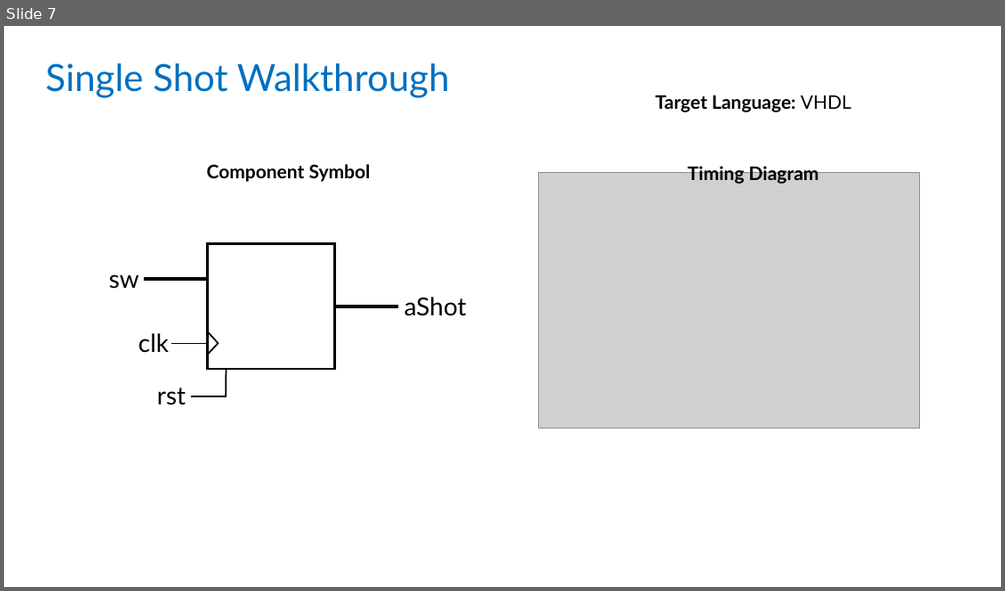
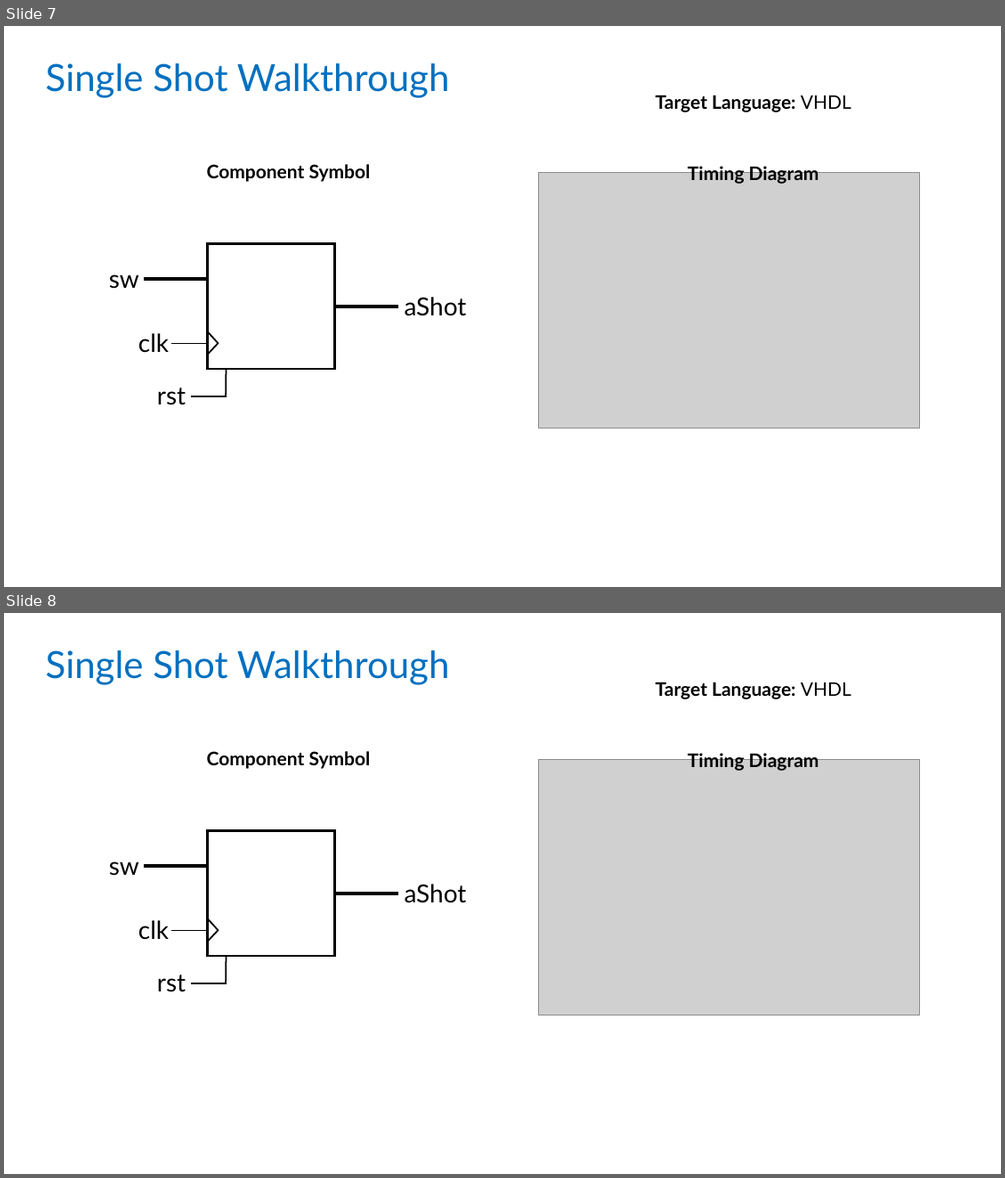
Before and after one commit to Logicademy/PYNQ-SoC-Builder, a slide deck: docs/walkthroughs.pptx. Shown one above the other, each under a label of ours: slide 7 before the commit, slides 7 and 8 after it. The pictures are 1005x591 and 1005x1178 pixels, drawn with LibreOffice and Linux fonts; fonts in the diff are those of the drawing; grey boxes stand for pictures. Boxes give left, top, right and bottom in pixels: in the first picture for what was removed or moved away, otherwise in the second. Text is boxed around its words. In the diff, an @@ line names an element or a change of style, - is before the commit and + after.

```diff
--- a/docs/walkthroughs.pptx
+++ b/docs/walkthroughs.pptx
@@ slide 8 added at [4, 613, 1001, 1174], background #FFFFFF @@
@@ text added at [46, 650, 450, 685], 36 pt, text #0070C0 @@
+Single Shot Walkthrough
@@ text added at [655, 682, 851, 699], 18 pt, text #000000, bold @@
+Target Language: VHDL
@@ text added at [207, 751, 371, 769], 18 pt, text #000000, bold @@
+Component Symbol
@@ picture added at [539, 759, 919, 1014] @@
@@ text added at [688, 750, 819, 771], 18 pt, text #000000, bold @@
+Timing Diagram
@@ rectangle added at [208, 831, 334, 957], outline #000000 2.5 pt @@
@@ text added at [109, 861, 139, 876], 24 pt, text #000000 @@
+sw
@@ line added from (208, 866) to (144, 866), #000000 3.5 pt @@
@@ line added from (398, 893) to (334, 893), #000000 3.5 pt @@
@@ text added at [404, 884, 467, 903], 24 pt, text #000000 @@
+aShot
@@ text added at [138, 920, 169, 940], 24 pt, text #000000 @@
+clk
@@ line added from (171, 930) to (208, 930), #000000 1.5 pt @@
@@ line added from (208, 918) to (218, 930), #000000 1.5 pt @@
@@ line added from (218, 930) to (208, 941), #000000 1.5 pt @@
@@ line added from (226, 956) to (226, 983), #000000 1.5 pt @@
@@ text added at [157, 974, 186, 992], 24 pt, text #000000 @@
+rst
@@ line added from (191, 983) to (226, 983), #000000 1.5 pt @@
```
Also in this commit, not shown: 2 slides changed, 6 other slides added.
